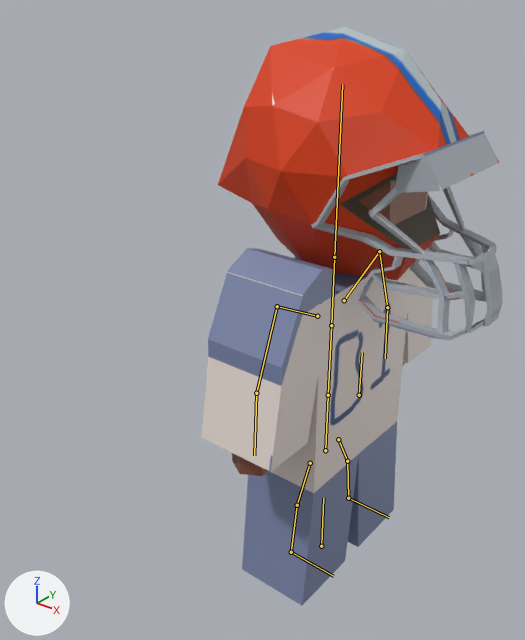
Renders of the Blender file files/person.blend from each side of a commit.
Rendered twice from a camera (50 mm lens) standing at (1.56, -2.44, 2.7) and looking at (-0.43, 0.04, 1.16). The axes (+X, +Y, +Z) are drawn at lower left. The lights are the same throughout. The bones that bend it are drawn over the model as lines.

The first picture shows 'KidB'.
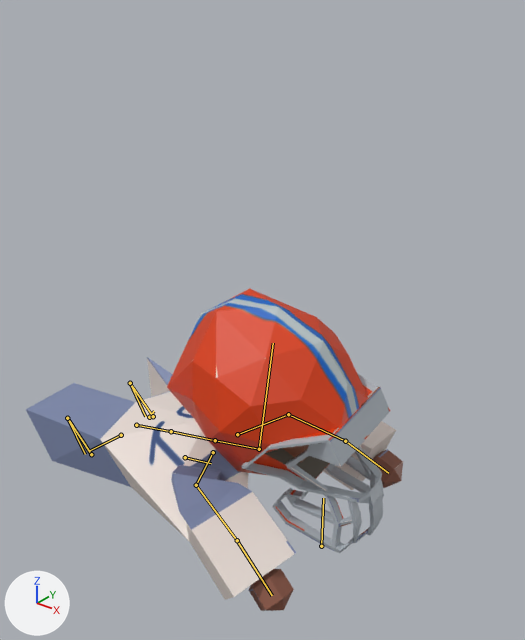
The newer file adds an action. The first version stands in its rest pose; the second is drawn at frame 40 of the action 'Dive'.

Patch to the scene script:
```diff
--- a/files/person.blend.py
+++ b/files/person.blend.py
@@ bone_body @@
 bone_body = bpy.data.objects['Armature'].pose.bones['Body']  # child of 'Root'
-bone_body.location = (0.0, 0.0, 0.0)
-bone_body.rotation_quaternion = (1.0, 0.0, 0.0, 0.0)  # degrees (0, 0, 0)
+bone_body.location = (-1.144, -0.877, -0.011)
+bone_body.rotation_quaternion = (0.792, 0.003, 0.01, -0.611)  # degrees (0, 1, -75)
@@ bone_head @@
 bone_head = bpy.data.objects['Armature'].pose.bones['Head']  # child of 'Spine3'
-bone_head.rotation_quaternion = (1.0, 0.0, 0.0, 0.0)  # degrees (0, 0, 0)
+bone_head.rotation_quaternion = (0.841, 0.004, 0.038, 0.54)  # degrees (3, 3, 65)
@@ bone_arm_l @@
 bone_arm_l = bpy.data.objects['Armature'].pose.bones['Arm.L']  # child of 'Shoulder.L'
-bone_arm_l.location = (0.0, 0.0, 0.0)
-bone_arm_l.rotation_quaternion = (1.0, 0.0, 0.0, 0.0)  # degrees (0, 0, 0)
+bone_arm_l.location = (-0.276, -0.055, -0.102)
+bone_arm_l.rotation_quaternion = (0.284, -0.015, -0.325, -0.902)  # degrees (36, -12, -149)
@@ bone_arm_r @@
 bone_arm_r = bpy.data.objects['Armature'].pose.bones['Arm.R']  # child of 'Shoulder.R'
-bone_arm_r.location = (0.0, 0.0, 0.0)
-bone_arm_r.rotation_quaternion = (1.0, 0.0, 0.0, 0.0)  # degrees (0, 0, 0)
+bone_arm_r.location = (0.276, -0.027, 0.113)
+bone_arm_r.rotation_quaternion = (0.401, -0.529, 0.045, -0.747)  # degrees (-48, -49, -100)
@@ bone_lowerleg_l @@
 bone_lowerleg_l = bpy.data.objects['Armature'].pose.bones['LowerLeg.L']  # child of 'UpperLeg.L'
-bone_lowerleg_l.location = (0.0, 0.0, 0.0)
-bone_lowerleg_l.rotation_quaternion = (1.0, 0.0, 0.0, 0.0)  # degrees (0, 0, 0)
+bone_lowerleg_l.location = (0.037, 0.016, -0.014)
+bone_lowerleg_l.rotation_quaternion = (0.987, -0.011, 0.12, 0.109)  # degrees (0, 14, 13)
@@ bone_lowerleg_r @@
 bone_lowerleg_r = bpy.data.objects['Armature'].pose.bones['LowerLeg.R']  # child of 'UpperLeg.R'
-bone_lowerleg_r.location = (0.0, 0.0, 0.0)
-bone_lowerleg_r.rotation_quaternion = (1.0, 0.0, 0.0, 0.0)  # degrees (0, 0, 0)
+bone_lowerleg_r.location = (0.037, 0.016, 0.013)
+bone_lowerleg_r.rotation_quaternion = (0.987, 0.011, -0.119, 0.109)  # degrees (0, -14, 13)
@@ bone_foot_l @@
 bone_foot_l = bpy.data.objects['Armature'].pose.bones['Foot.L']  # child of 'Root'
-bone_foot_l.location = (0.0, 0.0, 0.0)
-bone_foot_l.rotation_quaternion = (1.0, 0.0, 0.0, 0.0)  # degrees (0, 0, 0)
+bone_foot_l.location = (0.0, -1.704, 0.074)
+bone_foot_l.rotation_quaternion = (0.864, -0.503, 0.004, 0.009)  # degrees (-60, 1, 1)
@@ bone_foot_r @@
 bone_foot_r = bpy.data.objects['Armature'].pose.bones['Foot.R']  # child of 'Root'
-bone_foot_r.location = (0.0, 0.0, 0.0)
-bone_foot_r.rotation_quaternion = (1.0, 0.0, 0.0, 0.0)  # degrees (0, 0, 0)
+bone_foot_r.location = (0.0, -1.697, 0.066)
+bone_foot_r.rotation_quaternion = (0.864, -0.503, 0.004, 0.009)  # degrees (-60, 1, 1)
```

Boxes [x1, y1, x2, y2] around the edits, measured in the pictures (525 x 640 px):
'KidB', posed (25% wider, 44% shorter): before [201, 27, 502, 606]; after [26, 289, 403, 611]
bone 'Body', root to tip: before (359, 395) to (362, 352); after (185, 457) to (211, 463)
bone 'Head', root to tip: before (334, 257) to (342, 84); after (259, 449) to (273, 343)
bone 'Arm.L', root to tip: before (379, 251) to (387, 307); after (288, 414) to (345, 441)
bone 'Arm.R', root to tip: before (277, 306) to (256, 393); after (196, 485) to (237, 540)
bone 'LowerLeg.L', root to tip: before (347, 461) to (348, 498); after (153, 416) to (130, 383)
bone 'LowerLeg.R', root to tip: before (297, 505) to (291, 552); after (91, 454) to (67, 418)
bone 'Foot.L', root to tip: before (348, 498) to (389, 517); after (130, 383) to (145, 416)
bone 'Foot.R', root to tip: before (291, 552) to (333, 576); after (67, 418) to (85, 454)
